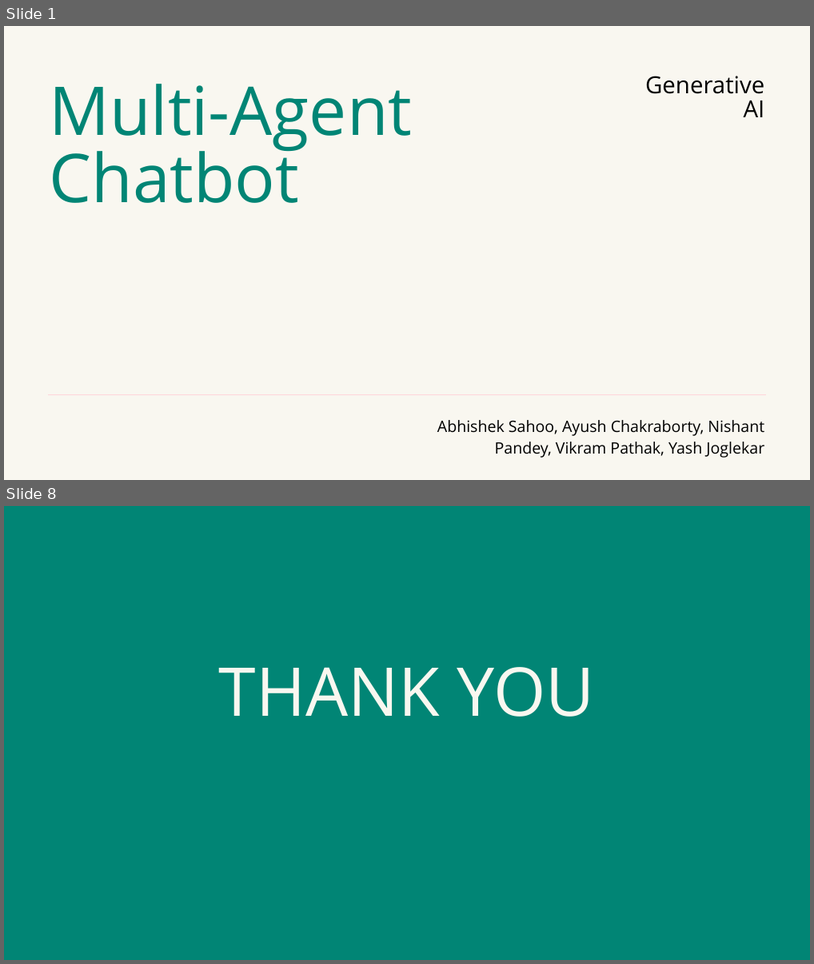
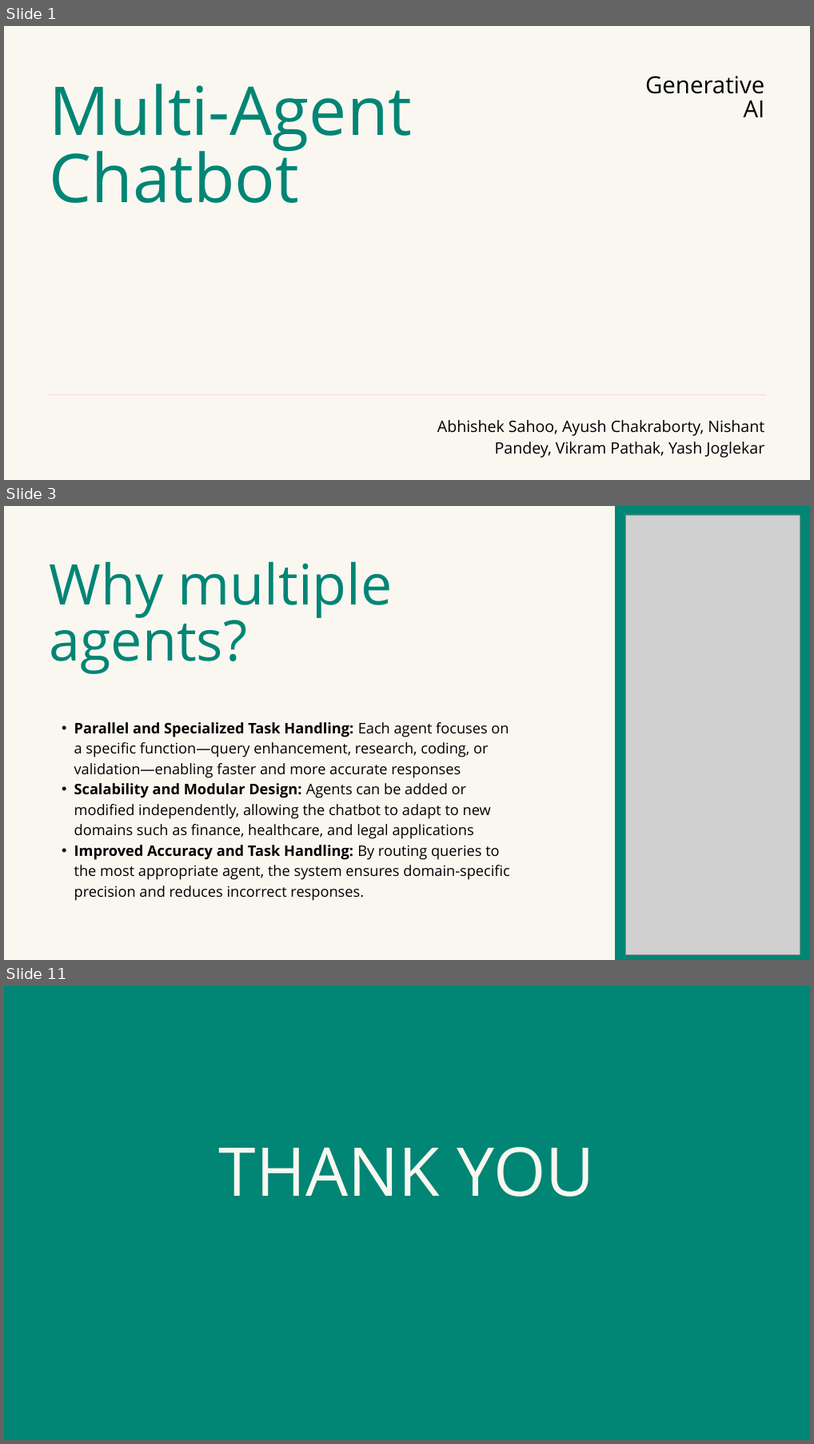
Before and after one commit to YASHBRO/GenAi-Final-Project, a slide deck: Multi-Agent Chatbot.pptx. Shown one above the other, each under a label of ours: slides 1 and 8 before the commit, slides 1, 3 and 11 after it; the slides between them are not shown. The pictures are 814x964 and 814x1444 pixels, drawn with LibreOffice and Linux fonts; fonts in the diff are those of the drawing; grey boxes stand for pictures. Boxes give left, top, right and bottom in pixels: in the first picture for what was removed or moved away, otherwise in the second. Text is boxed around its words. In the diff, an @@ line names an element or a change of style, - is before the commit and + after.

```diff
--- a/Multi-Agent Chatbot.pptx
+++ b/Multi-Agent Chatbot.pptx
@@ slide 3 added at (4,506,810,960), background #F9F7F0 @@
@@ freeform shape added at (615,506,810,960), fill #018575 @@
@@ picture added at (626,515,800,955) @@
@@ text added at (50,561,393,674), 100 pt, text #018575 @@
+Why multiple agents?
@@ text added at (74,722,510,900), 26 pt, text #000000 @@
+  • Parallel and Specialized Task Handling: Each agent focuses on a specific function—query enhancement, research, coding, or validation—enabling faster and more accurate responses
+  • Scalability and Modular Design: Agents can be added or modified independently, allowing the chatbot to adapt to new domains such as finance, healthcare, and legal applications
+  • Improved Accuracy and Task Handling: By routing queries to the most appropriate agent, the system ensures domain-specific precision and reduces incorrect responses.
@@ what was slide 8 is now slide 11 @@
```
Also in this commit, not shown: 2 slides changed, 6 other slides added, 4 slides removed.
